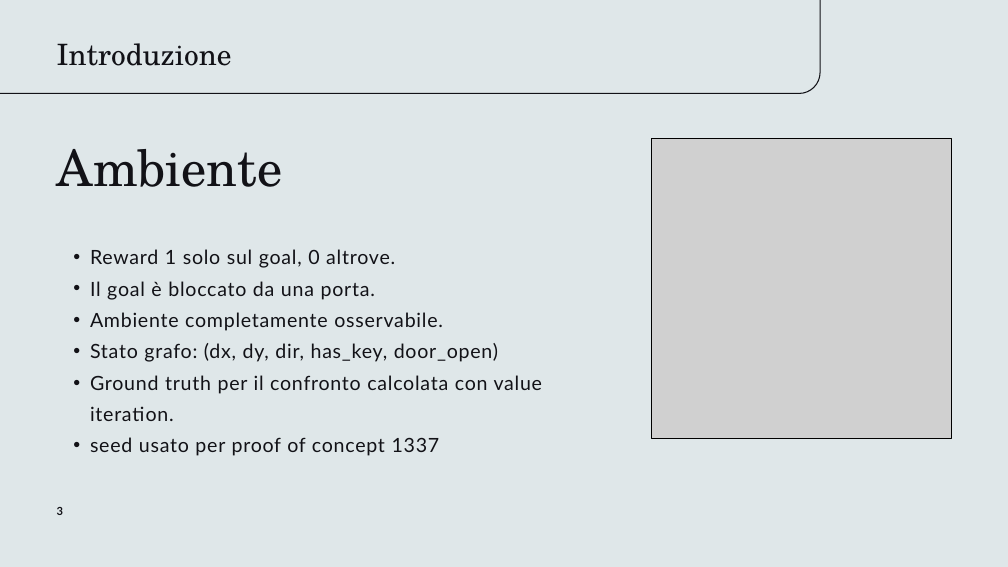
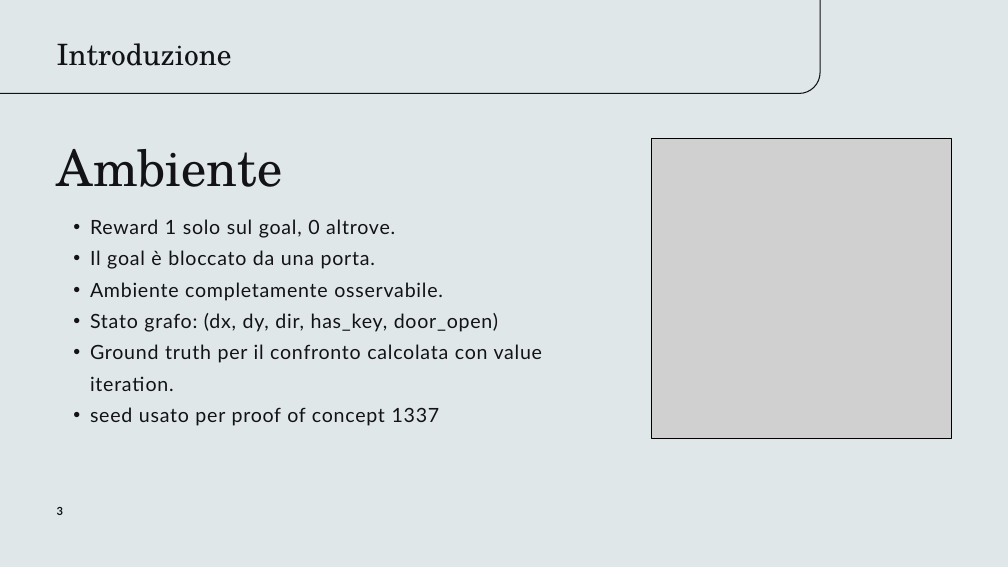
Before and after one commit to ttetrao/llm-guided-rl, a slide deck: slide 3 of thesis/presentazione.pptx. Drawn at 1008x567 pixels with LibreOffice and Linux fonts; fonts in the diff are those of the drawing; grey boxes stand for pictures. Boxes give left, top, right and bottom in pixels: in the first picture for what was removed or moved away, otherwise in the second. Text is boxed around its words. In the diff, an @@ line names an element or a change of style, - is before the commit and + after.

```diff
--- a/thesis/presentazione.pptx
+++ b/thesis/presentazione.pptx
@@ text "Reward 1 solo sul goal, ..." moved from (x1=90, y1=249, x2=543, y2=456) to (x1=90, y1=219, x2=543, y2=426) @@
```
Also in this commit, not shown: 6 other slides changed, 4 slides added, 1 slide removed, 35 other files.
